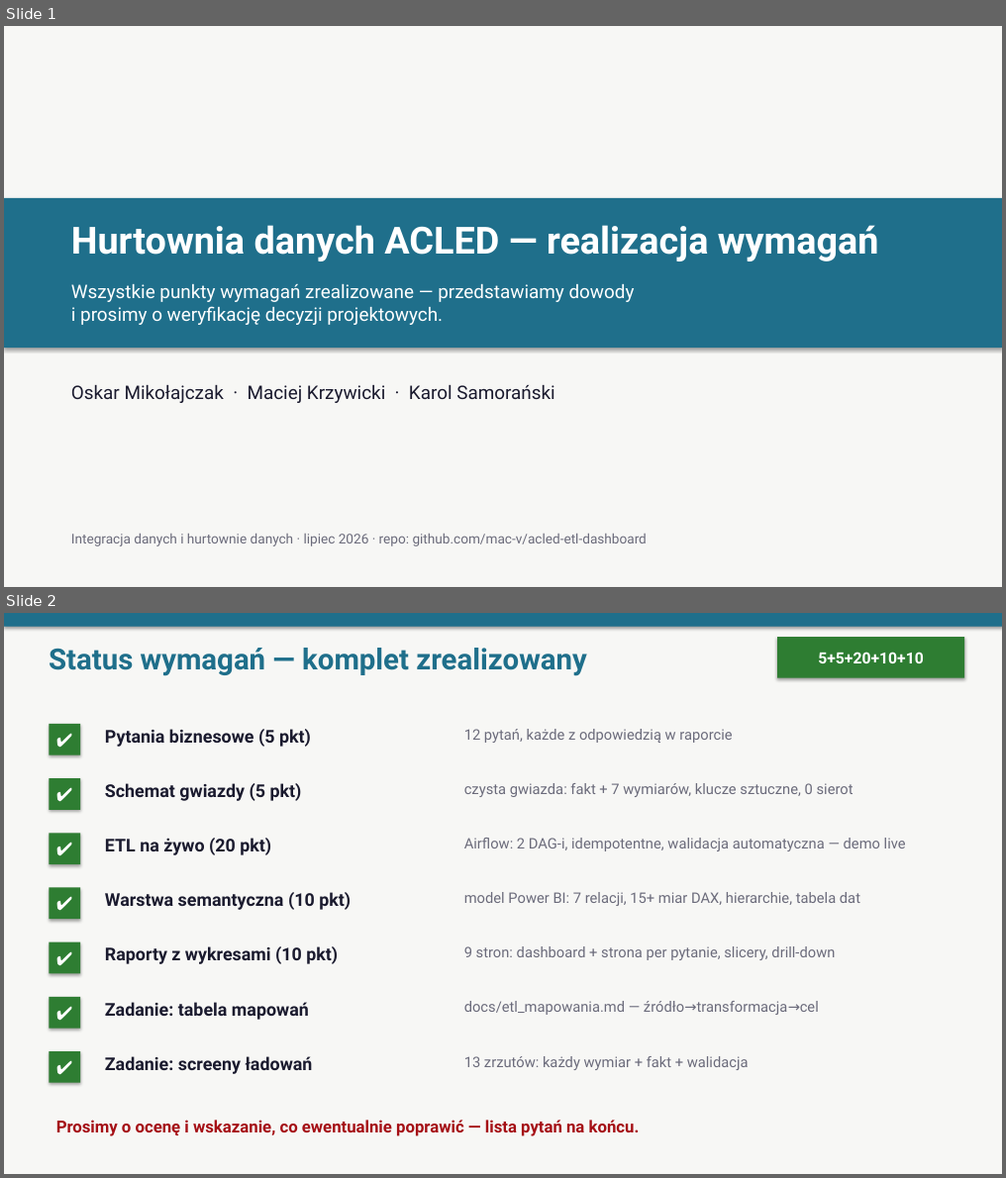
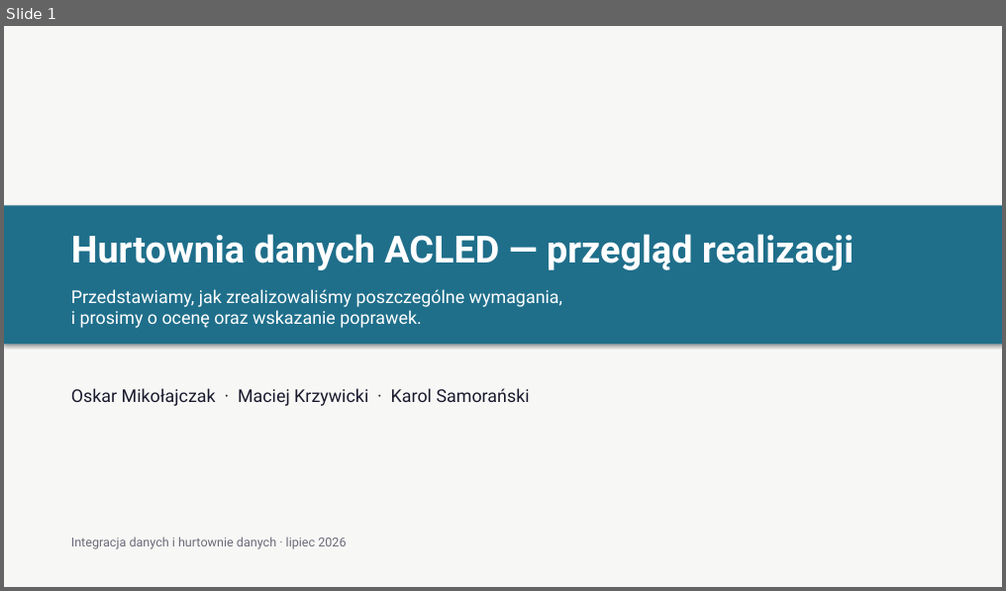
Before and after one commit to oskarfightingthekube/acled-etl-dashboard, a slide deck: docs/prezentacja_obrona.pptx. Shown one above the other, each under a label of ours: slides 1 and 2 before the commit, slide 1 after it. The pictures are 1006x1178 and 1006x591 pixels, drawn with LibreOffice and Linux fonts; fonts in the diff are those of the drawing. Boxes give left, top, right and bottom in pixels: in the first picture for what was removed or moved away, otherwise in the second. Text is boxed around its words. In the diff, an @@ line names an element or a change of style, - is before the commit and + after.

```diff
--- a/docs/prezentacja_obrona.pptx
+++ b/docs/prezentacja_obrona.pptx
@@ slide 2 removed at (4, 613, 1002, 1174), background #F7F7F5 @@
@@ rectangle removed at (4, 613, 1002, 627) @@
@@ rectangle removed at (777, 637, 964, 678) @@
-5+5+20+10+10
@@ text removed at (49, 648, 586, 676) @@
-Status wymagań — komplet zrealizowany
@@ rectangle removed at (49, 724, 80, 756) @@
-✔
@@ text removed at (105, 729, 311, 747) @@
-Pytania biznesowe (5 pkt)
@@ text removed at (464, 729, 732, 743) @@
-12 pytań, każde z odpowiedzią w raporcie
@@ rectangle removed at (49, 778, 80, 810) @@
-✔
@@ text removed at (105, 783, 302, 801) @@
-Schemat gwiazdy (5 pkt)
@@ text removed at (464, 783, 853, 797) @@
-czysta gwiazda: fakt + 7 wymiarów, klucze sztuczne, 0 sierot
@@ rectangle removed at (49, 833, 80, 864) @@
-✔
@@ text removed at (105, 838, 271, 856) @@
-ETL na żywo (20 pkt)
@@ text removed at (464, 838, 906, 852) @@
-Airflow: 2 DAG-i, idempotentne, walidacja automatyczna — demo live
@@ rectangle removed at (49, 888, 80, 919) @@
-✔
@@ text removed at (105, 892, 350, 910) @@
-Warstwa semantyczna (10 pkt)
@@ text removed at (464, 892, 860, 906) @@
-model Power BI: 7 relacji, 15+ miar DAX, hierarchie, tabela dat
@@ rectangle removed at (49, 943, 80, 973) @@
-✔
@@ text removed at (105, 947, 338, 964) @@
-Raporty z wykresami (10 pkt)
@@ text removed at (464, 947, 835, 960) @@
-9 stron: dashboard + strona per pytanie, slicery, drill-down
@@ rectangle removed at (49, 997, 80, 1029) @@
-✔
@@ text removed at (105, 1002, 309, 1020) @@
-Zadanie: tabela mapowań
@@ text removed at (464, 1001, 819, 1015) @@
-docs/etl_mapowania.md — źródło→transformacja→cel
@@ rectangle removed at (49, 1052, 80, 1083) @@
-✔
@@ text removed at (105, 1057, 313, 1074) @@
-Zadanie: screeny ładowań
@@ text removed at (464, 1057, 748, 1070) @@
-13 zrzutów: każdy wymiar + fakt + walidacja
@@ text removed at (56, 1120, 640, 1137) @@
-Prosimy o ocenę i wskazanie, co ewentualnie poprawić — lista pytań na końcu.
@@ slide 1 changed as well @@
@@ rectangle: place and size @@
-rectangle at (4, 198, 1002, 348)
+rectangle at (4, 205, 1002, 344)
@@ text at (71, 234, 853, 271): text changed @@
-Hurtownia danych ACLED — realizacja wymagań
+Hurtownia danych ACLED — przegląd realizacji
@@ text at (71, 289, 562, 328): text changed; size 18 to 17 pt @@
-Wszystkie punkty wymagań zrealizowane — przedstawiamy dowody
-i prosimy o weryfikację decyzji projektowych.
+Przedstawiamy, jak zrealizowaliśmy poszczególne wymagania,
+i prosimy o ocenę oraz wskazanie poprawek.
@@ text "Oskar Mikołajczak · Maciej Krzywicki ..." at (71, 388, 530, 406): size 18 to 17 pt @@
@@ text at (71, 537, 346, 550): text changed; size 13 to 12 pt @@
-Integracja danych i hurtownie danych · lipiec 2026 · repo: github.com/mac-v/acled-etl-dashboard
+Integracja danych i hurtownie danych · lipiec 2026
```
Also in this commit, not shown: 9 other slides changed, 4 slides added, 5 other slides removed.
